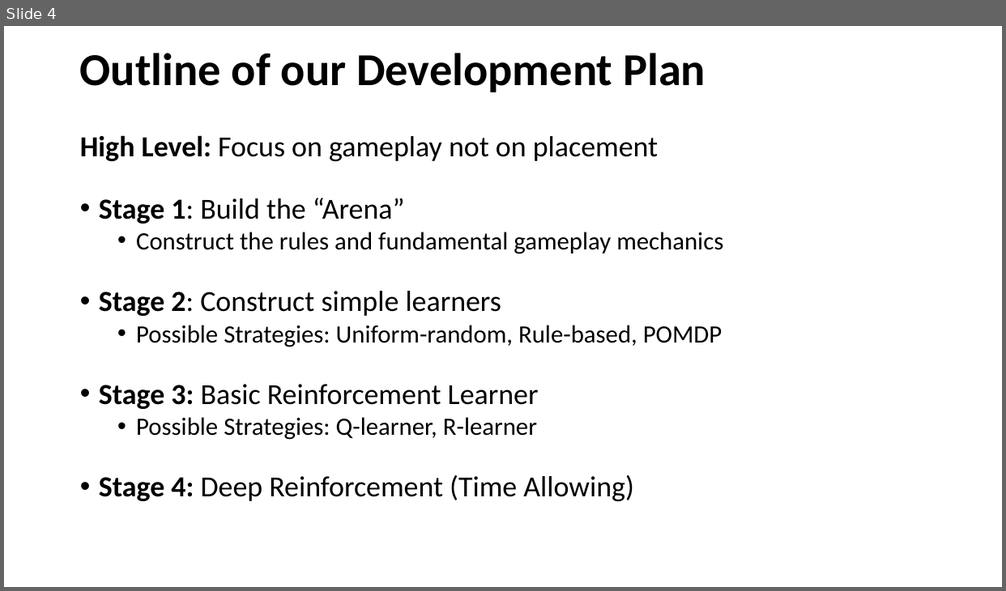
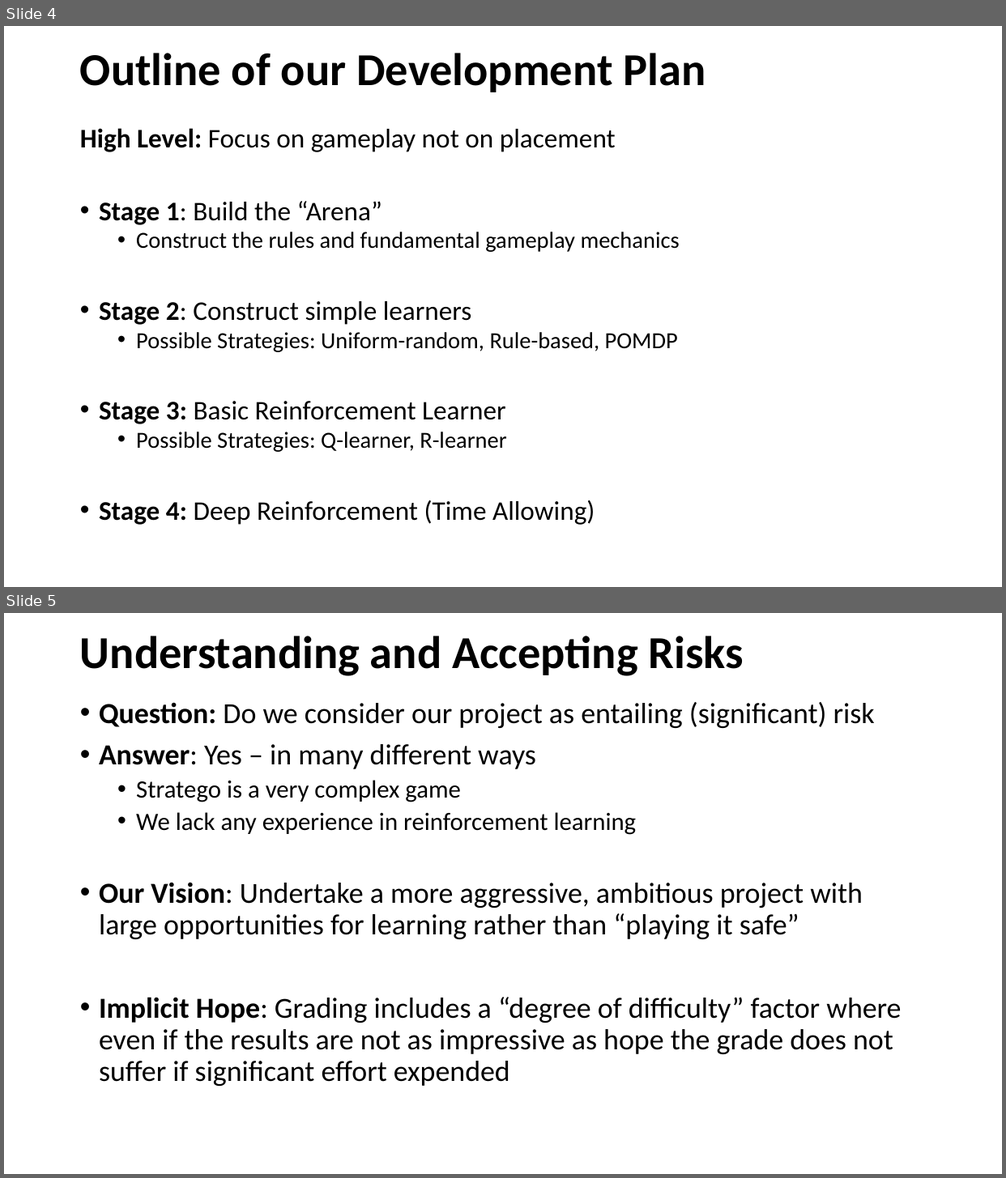
Before and after one commit to ZaydH/stratego, a slide deck: weekly_slides/cis510_meeting_2019_04_12.pptx. Shown one above the other, each under a label of ours: slide 4 before the commit, slides 4 and 5 after it. The pictures are 1006x591 and 1006x1178 pixels, drawn with LibreOffice and Linux fonts; fonts in the diff are those of the drawing. Boxes give left, top, right and bottom in pixels: in the first picture for what was removed or moved away, otherwise in the second. Text is boxed around its words. In the diff, an @@ line names an element or a change of style, - is before the commit and + after.

```diff
--- a/weekly_slides/cis510_meeting_2019_04_12.pptx
+++ b/weekly_slides/cis510_meeting_2019_04_12.pptx
@@ slide 5 added at box(4, 613, 1002, 1174), background #FFFFFF @@
@@ title added at box(80, 636, 744, 676), 44 pt, text #000000, bold @@
+Understanding and Accepting Risks
@@ text added at box(99, 702, 901, 1086), 28 pt, text #000000 @@
+• Question: Do we consider our project as entailing (significant) risk
+• Answer: Yes – in many different ways
+  • Stratego is a very complex game
+  • We lack any experience in reinforcement learning
+• Our Vision: Undertake a more aggressive, ambitious project with large opportunities for learning rather than “playing it safe”
+• Implicit Hope: Grading includes a “degree of difficulty” factor where even if the results are not as impressive as hope the grade does not suffer if significant effort expended
@@ slide 4 changed as well @@
@@ text "High Level: Focus on gameplay ..." at box(80, 128, 680, 525): size 28 to 25.9 pt in "High Level: Focus on gameplay not on ...", "Stage 1: Build the “Arena”", "Stage 2: Construct simple learners", "Stage 3: Basic Reinforcement Learner" and 1 more places; size 24 to 22.2 pt in "Construct the rules and fundamental gameplay mechanics", "Possible Strategies: Uniform-random, Rule-based, POMDP", "Possible Strategies: Q-learner, R-learner"; line spacing 1 to 0.8; more space between paragraphs; line spacing 0.9 to 0.8 @@
```
Also in this commit, not shown: 5 other slides changed, 1 other slide added, 1 slide removed.
